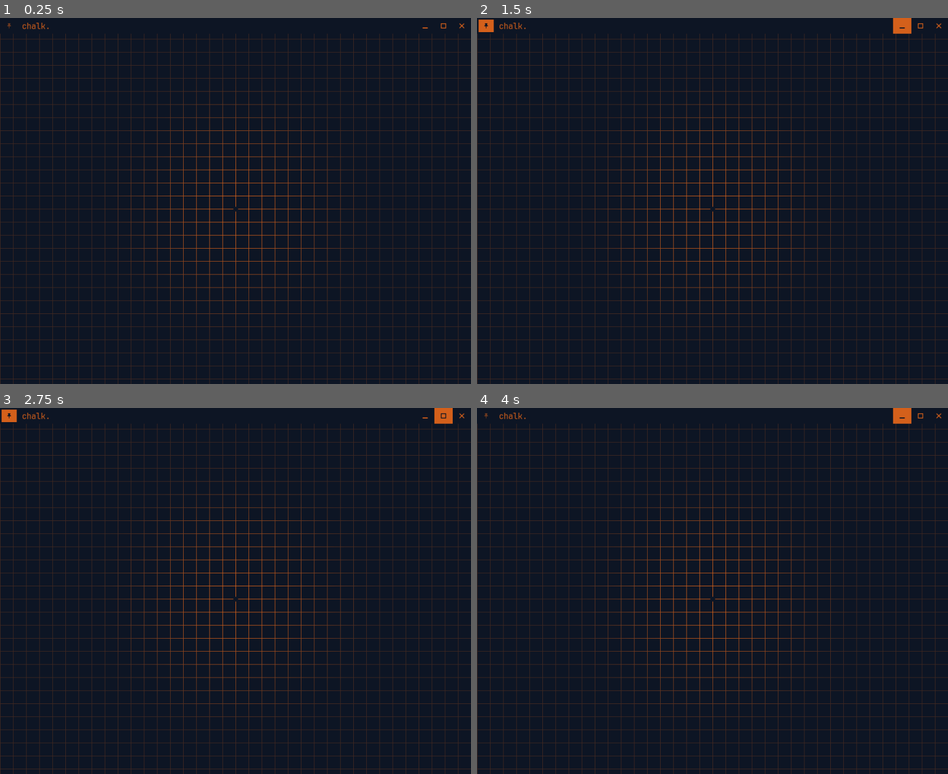
Above: before the commit, frames 1-4 (two rows, left to right).
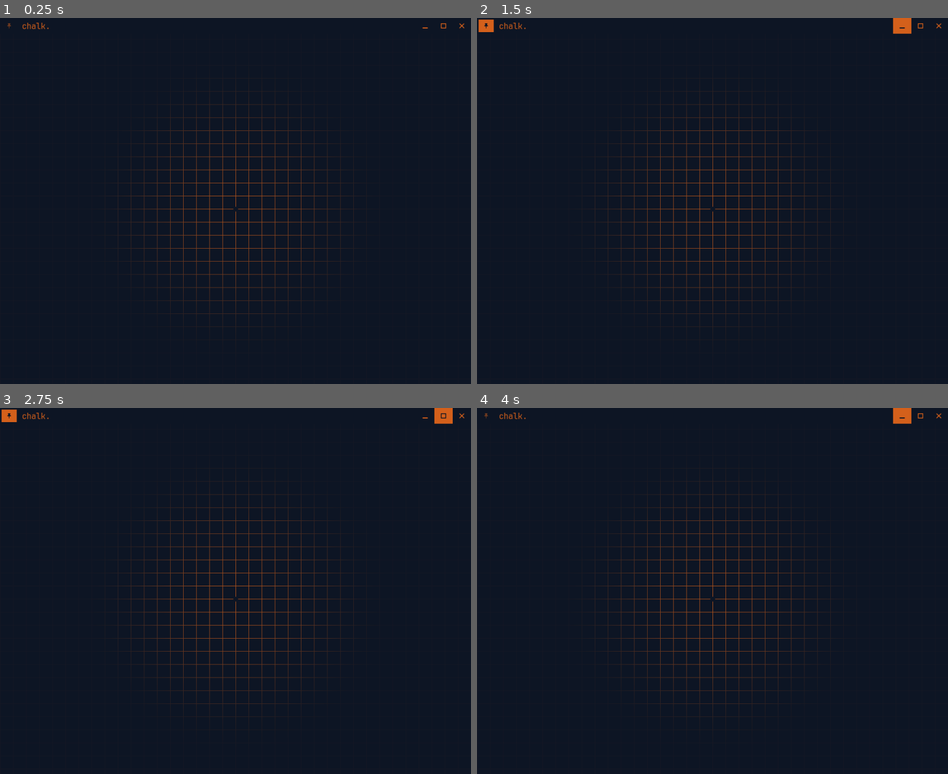
Above: after the commit, the same moments.

Repository: kyecedar/chalk
Game: Godot game, scene res://scenes/window/window.tscn
The game is run twice, just before and just after one commit, with the same random seed, the same clock (stepped at 60 frames per second) and the same inputs.
Inputs (mouse positions are in pixels of both pictures, inside the frame that each line leads up to):
- Up to frame 1 (0.25 s): no input
- Up to frame 2 (1.5 s): click (486, 25) at 0.5 s; click (900, 25) at 1.25 s
- Up to frame 3 (2.75 s): click (442, 415) at 2 s
- Up to frame 4 (4 s): click (486, 415) at 2.75 s; click (900, 415) at 3.5 s

The runs differ from the first frame. In frame 1, 6.1% of the frame differs, in the area x 0-100%, y 4-100%; in frame 2, 6.1%; in frame 3, 6.1%; in frame 4, 6.1%.

Commit message:
fixed and clamped zoom.

Diff:
--- /dev/null
+++ b/scenes/nodes/Memo.tscn
@@ -0,0 +1,41 @@
+[gd_scene format=3 uid="uid://cv5m3cbqkr33v"]
+
+[node name="memo" type="Control"]
+layout_mode = 3
+anchors_preset = 0
+offset_right = 50.0
+offset_bottom = 50.0
+
+[node name="border" type="ColorRect" parent="."]
+z_index = 1
+z_as_relative = false
+layout_mode = 1
+anchors_preset = 8
+anchor_left = 0.5
+anchor_top = 0.5
+anchor_right = 0.5
+anchor_bottom = 0.5
+offset_left = -27.0
+offset_top = -27.0
+offset_right = 27.0
+offset_bottom = 27.0
+grow_horizontal = 2
+grow_vertical = 2
+color = Color(0, 0, 0, 1)
+
+[node name="background" type="ColorRect" parent="."]
+z_index = 2
+z_as_relative = false
+layout_mode = 1
+anchors_preset = 8
+anchor_left = 0.5
+anchor_top = 0.5
+anchor_right = 0.5
+anchor_bottom = 0.5
+offset_left = -27.0
+offset_top = -27.0
+offset_right = 27.0
+offset_bottom = 27.0
+grow_horizontal = 2
+grow_vertical = 2
+color = Color(0, 0, 0, 1)
--- a/scenes/world.tscn
+++ b/scenes/world.tscn
@@ -9,9 +9,9 @@
 shader = ExtResource("1_t8fcj")
 shader_parameter/primary = null
 shader_parameter/secondary = null
-shader_parameter/opacity = 1.0
-shader_parameter/min_opacity = 0.25
-shader_parameter/offset = Vector2(-450, -350)
+shader_parameter/opacity = 0.8
+shader_parameter/min_opacity = 0.05
+shader_parameter/offset = Vector2(-960, -528.5)
 shader_parameter/radius = 300
 shader_parameter/grid_texture = ExtResource("3_vubba")
 
--- a/scripts/auto/global.gd
+++ b/scripts/auto/global.gd
@@ -5,6 +5,14 @@
 ###############
 ## VARIABLES ##
 ###############
+
+enum Type {
+	NOTE_MEMO,
+	NOTE_PAGE,
+	NOTE_IMAGE,
+	NOTE_FOLDER,
+	NOTE_LIST,
+}
 
 var themes : Array = [
 	{
--- /dev/null
+++ b/scripts/classes/Note.gd
@@ -0,0 +1,2 @@
+class_name Note
+extends Control
--- /dev/null
+++ b/scripts/test.gd
@@ -0,0 +1,11 @@
+extends Control
+
+
+
+func _ready():
+	chalk.onThemeChange(_on_theme_change)
+
+
+func _on_theme_change():
+	$background.color = chalk.theme.secondary
+	$border.color = chalk.theme.primary
--- a/scripts/window/view.gd
+++ b/scripts/window/view.gd
@@ -4,6 +4,7 @@
 
 
 @onready var viewport := $container/viewport
+@onready var world    := $container/viewport/world
 @onready var grid     := $container/viewport/world/grid
 
 
@@ -15,5 +16,5 @@
 func _on_item_rect_changed() -> void:
 	if viewport:
 		viewport.size = size
-	if grid:
-		grid.size     = DisplayServer.window_get_size()
+	if world:
+		world.resizeGrid()
--- a/scripts/world.gd
+++ b/scripts/world.gd
@@ -6,7 +6,9 @@
 ## VARIABLES ##
 ###############
 
-@export var zoom_inc : float = 0.5
+@export var zoom_increment : float = 0.5
+@export var zoom_min       : float = 0.5
+@export var zoom_max       : float = 5.0
 
 @onready var grid        : TextureRect = $grid
 @onready var grid_center : ColorRect   = $grid_center
@@ -60,18 +62,21 @@
 
 
 
+func resizeGrid():
+	grid.size = Vector2(DisplayServer.window_get_size()) / camera.zoom
+
+
 func zoom(pos, inc):
-	camera.zoom += Vector2(inc * zoom_inc, inc * zoom_inc)
+	var z = inc * zoom_increment
 
-	print(grid.size)
+	camera.zoom.x =  clamp(camera.zoom.x + z, zoom_min, zoom_max)
+	camera.zoom.y =  camera.zoom.x
 
-	if camera.zoom.x <= 0.7:
+	if camera.zoom.x < 1:
 		grid.texture = grid_solid_thick
 		grid.material.set_shader_parameter("grid_texture", grid_solid_thick)
 	else:
 		grid.texture = grid_solid
 		grid.material.set_shader_parameter("grid_texture", grid_solid)
 
-
-func _on_view_item_rect_changed():
-	pass # Replace with function body.
+	resizeGrid()
